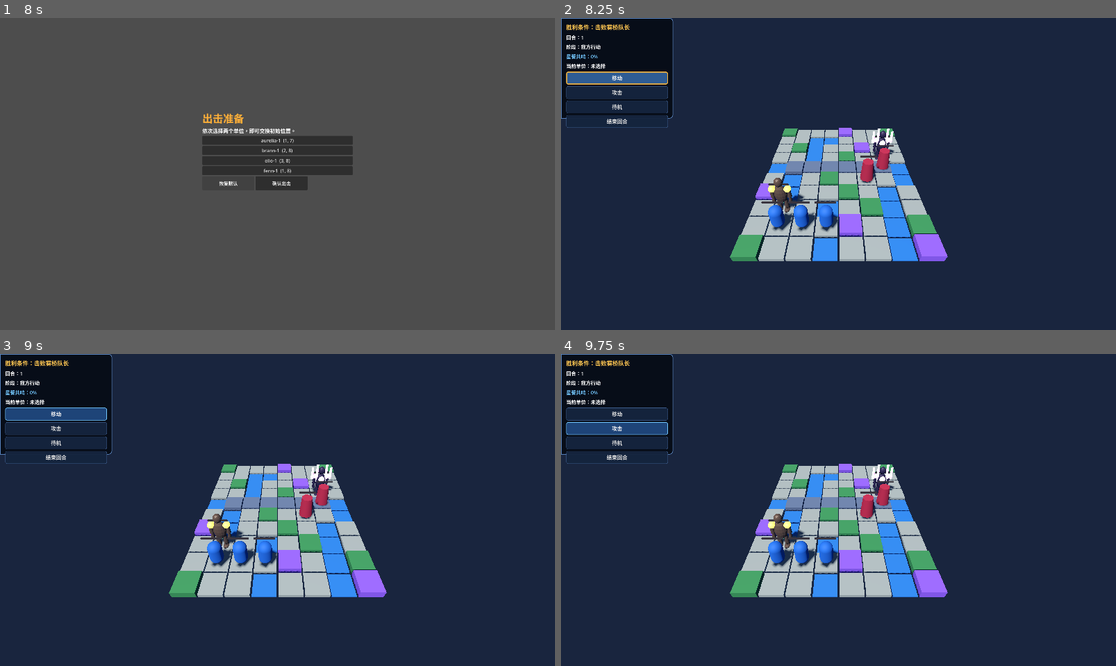
Above: before the commit, frames 1-4 (two rows, left to right).
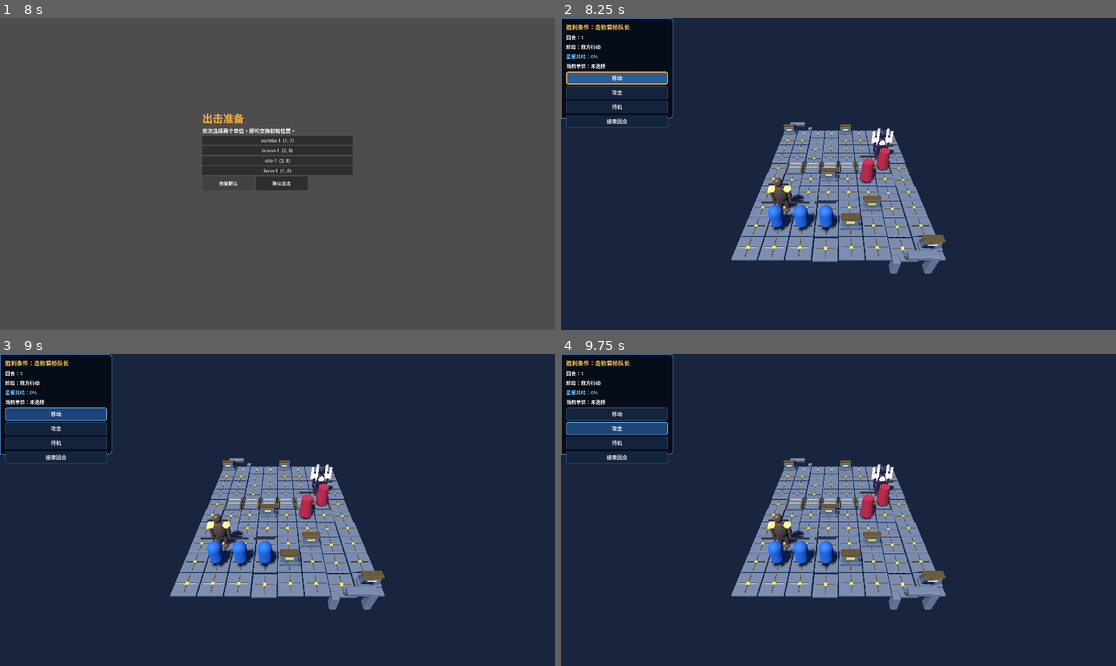
Above: after the commit, the same moments.

Repository: kusobaga233-tech/emblemlike-codex
Game: Godot game, scene res://src/scenes/boot.tscn
Same seed, same stepped clock (60 frames per second), same inputs: the game is played once before the commit and once after it.
Inputs:
- Up to frame 1 (8 s): click "开始第一章" at 0.5 s; click "aurelia-1 (1, 7)" at 1.25 s; click "brann-1 (2, 8)" at 2 s; click "aurelia-1 (2, 8)" at 2.75 s; click "brann-1 (1, 7)" at 3.5 s; click "elio-1 (3, 8)" at 4.25 s; click "fenn-1 (1, 8)" at 5 s; click "elio-1 (1, 8)" at 5.75 s; click "fenn-1 (3, 8)" at 6.5 s; click "恢复默认" at 7.25 s
- Up to frame 2 (8.25 s): click "确认出击" at 8 s
- Up to frame 3 (9 s): click "移动" at 8.75 s
- Up to frame 4 (9.75 s): click "攻击" at 9.5 s

Frame 1 is identical in both runs. In frame 2, 10% of the frame differs, in the area x 30-70%, y 33-82%; in frame 3, 10%; in frame 4, 10%.

Commit message:
feat: add chapter one observatory environment kit

Diff:
--- /dev/null
+++ b/assets/production/environment/environment_kit_report.json
@@ -0,0 +1,42 @@
+{
+  "asset": "chapter_one_observatory_kit",
+  "grid_unit_metres": 1.0,
+  "triangle_budget": 12000,
+  "triangles": 1944,
+  "modules": {
+    "Floor_1x1": {
+      "bounds_blender_xyz": [
+        0.96,
+        0.96,
+        0.1525
+      ]
+    },
+    "Bridge_1x1": {
+      "bounds_blender_xyz": [
+        0.96,
+        0.94,
+        0.29
+      ]
+    },
+    "Cover_Low_1x1": {
+      "bounds_blender_xyz": [
+        0.86,
+        0.38,
+        0.69
+      ]
+    },
+    "Ruin_Arch_2x1": {
+      "bounds_blender_xyz": [
+        1.58,
+        0.3675,
+        1.2
+      ]
+    }
+  },
+  "materials": [
+    "MAT_ObservatoryStone",
+    "MAT_AgedBrass",
+    "MAT_EmberGlass"
+  ],
+  "collision_policy": "Godot pick shapes only; imported module geometry is render-only"
+}
--- a/docs/asset-registry.csv
+++ b/docs/asset-registry.csv
@@ -13,6 +13,7 @@
 enemy-void-lancer-concept,rightcode_draw_original,myimage-gen:enemy-void-lancer,Pending original generation via myimage-gen / Right Code Draw,"Planned concept only; no generated or selected file exists",res://assets/production/concepts/enemies/enemy-void-lancer.png,planned
 weapon-family-concepts,rightcode_draw_original,myimage-gen:weapon-family,Pending original generation via myimage-gen / Right Code Draw,"Planned silhouettes for hero, enemy, and boss weapons",res://assets/production/concepts/weapons/weapon-family.png,planned
 environment-chapter-one-concept,rightcode_draw_original,myimage-gen:environment-chapter-one,Original generated through  …(264 unchanged characters)…
+environment-chapter-one-observatory-kit,original_blender,D:/godot-proj/star-ember-oath-blender/chapter_one_observatory_kit.blend,Original project-authored Blender geometry,"First modular family: 1x1 floor, 1x1 bridge, 1x1 low cover, and 2x1 ruin arch; render geometry is separate from deterministic Godot pick collision",res://assets/production/environment/chapter_one_observatory_kit.glb,integrated
 ui-chapter-one-styleboard,rightcode_draw_original,myimage-gen:ui-chapter-one-styleboard,Original generated through Righ …(285 unchanged characters)…
 vfx-chapter-one-styleboard,rightcode_draw_original,myimage-gen:vfx-chapter-one-styleboard,Pending original generation via myimage-gen / Right Code Draw,"Planned VFX timing, shape language, and contrast reference",res://assets/production/concepts/vfx/chapter-one-styleboard.png,planned
 audio-chapter-one-plan,original,,Original project-authored production plan,"Planned music, ambience, UI, weapon, impact, resonance, and boss cue slots; no audio produced",docs/audio/chapter-one-audio-plan.md,planned
--- a/src/presentation/greybox_board.gd
+++ b/src/presentation/greybox_board.gd
@@ -13,18 +13,23 @@
 }
 const MOVE_COLOR := Color(0.20, 0.70, 1.0, 0.48)
 const ATTACK_COLOR := Color(1.0, 0.22, 0.25, 0.48)
+const ENVIRONMENT_KIT_PATH := "res://assets/production/environment/chapter_one_observatory_kit.glb"
 
 var board_width: int = 0
 var board_height: int = 0
+var _environment_meshes: Dictionary = {}
 
 
 func build(chapter: Variant) -> void:
 	var terrain_root := _ensure_root("Terrain")
 	var move_root := _ensure_root("MoveOverlay")
 	var attack_root := _ensure_root("AttackOverlay")
+	var decor_root := _ensure_root("EnvironmentDecor")
 	_clear_children(terrain_root)
 	_clear_children(move_root)
 	_clear_children(attack_root)
+	_clear_children(decor_root)
+	_load_environment_meshes()
 	board_width = 0 if chapter == null else maxi(0, int(chapter.width))
 	board_height = 0 if chapter == null else maxi(0, int(chapter.height))
 	if chapter == null:
@@ -34,6 +39,7 @@
 		var terrain_id := StringName(chapter.terrain[index])
 		terrain_root.add_child(_make_tile(position, terrain_id))
 		_assign_scene_owner(terrain_root.get_child(terrain_root.get_child_count() - 1))
+	_build_environment_decor(decor_root, chapter)
 
 
 func show_move_cells(cells: Array) -> void:
@@ -51,12 +57,12 @@
 func _make_tile(grid_position: Vector2i, terrain_id: StringName) -> MeshInstance3D:
 	var tile := MeshInstance3D.new()
 	tile.name = "Cell_%d_%d" % [grid_position.x, grid_position.y]
-	var mesh := BoxMesh.new()
+	var mesh: Mesh = _environment_meshes.get("Bridge_1x1" if terrain_id == &"bridge" else "Floor_1x1") as Mesh
+	if mesh == null:
+		mesh = BoxMesh.new()
 	var height := _terrain_height(terrain_id)
-	mesh.size = Vector3(0.94, height, 0.94)
 	tile.mesh = mesh
-	tile.position = Vector3(grid_position.x, _terrain_y(terrain_id), grid_position.y)
-	tile.material_override = _material(TERRAIN_COLORS.get(terrain_id, TERRAIN_COLORS[&"plain"]))
+	tile.position = Vector3(grid_position.x, -0.08 if terrain_id == &"water" else 0.0, grid_position.y)
 	tile.set_meta("grid_position", grid_position)
 	tile.set_meta("terrain_id", terrain_id)
 	var pick_area := Area3D.new()
@@ -76,6 +82,52 @@
 	return tile
 
 
+func _load_environment_meshes() -> void:
+	if not _environment_meshes.is_empty():
+		return
+	var packed := load(ENVIRONMENT_KIT_PATH) as PackedScene
+	if packed == null:
+		return
+	var instance := packed.instantiate()
+	_collect_environment_meshes(instance)
+	instance.free()
+
+
+func _collect_environment_meshes(node: Node) -> void:
+	if node is MeshInstance3D:
+		_environment_meshes[String(node.name)] = (node as MeshInstance3D).mesh
+	for child: Node in node.get_children():
+		_collect_environment_meshes(child)
+
+
+func _build_environment_decor(root: Node3D, chapter: Variant) -> void:
+	var cover_mesh := _environment_meshes.get("Cover_Low_1x1") as Mesh
+	var ruin_mesh := _environment_meshes.get("Ruin_Arch_2x1") as Mesh
+	if cover_mesh != null:
+		for index: int in mini(chapter.terrain.size(), board_width * board_height):
+			if StringName(chapter.terrain[index]) not in [&"forest", &"crystal"]:
+				continue
+			var grid_position := Vector2i(index % board_width, index / board_width)
+			if (grid_position.x + grid_position.y) % 4 != 0:
+				continue
+			_add_decor_mesh(root, cover_mesh, "Cover_%d_%d" % [grid_position.x, grid_position.y], Vector3(grid_position.x, 0.12, grid_position.y))
+	if ruin_mesh != null and board_width >= 2 and board_height >= 2:
+		_add_decor_mesh(root, ruin_mesh, "Ruin_North", Vector3(0.1, 0.0, -0.55))
+		var south_ruin := _add_decor_mesh(root, ruin_mesh, "Ruin_South", Vector3(board_width - 1.1, 0.0, board_height - 0.45))
+		south_ruin.rotation.y = PI
+
+
+func _add_decor_mesh(root: Node3D, mesh: Mesh, node_name: String, at: Vector3) -> MeshInstance3D:
+	var instance := MeshInstance3D.new()
+	instance.name = node_name
+	instance.mesh = mesh
+	instance.position = at
+	instance.set_meta("render_only", true)
+	root.add_child(instance)
+	_assign_scene_owner(instance)
+	return instance
+
+
 func _on_cell_input_event(
 	_camera: Node,
 	event: InputEvent,
--- a/tests/test_battle_scene.gd
+++ b/tests/test_battle_scene.gd
@@ -55,13 +55,10 @@
 	assert_equal(terrain_root.get_child_count(), 80, "Chapter one builds exactly eighty cells")
 	for child: Node in terrain_root.get_children():
 		assert_true(child is MeshInstance3D, "Every terrain cell is a MeshInstance3D")
-		assert_true((child as MeshInstance3D).mesh is BoxMesh, "Every terrain cell uses BoxMesh")
+		assert_true(not ((child as MeshInstance3D).mesh is BoxMesh), "Every terrain cell uses an imported environment mesh")
 		assert_true(child.get_node_or_null("PickArea/CollisionShape3D") is CollisionShape3D, "Every terrain cell owns a physics pick shape")
 
-	_assert_terrain_color(terrain_root, &"bridge", Color("586579"))
-	_assert_terrain_color(terrain_root, &"forest", Color("377a4a"))
-	_assert_terrain_color(terrain_root, &"water", Color("286aa6"))
-	_assert_terrain_color(terrain_root, &"crystal", Color("7952b3"))
+	assert_true(board.get_node("EnvironmentDecor").get_child_count() > 0, "Board builds collision-free observatory decor")
 
 	var old_cell_weak: WeakRef = weakref(terrain_root.get_child(0))
 	board.build(chapter)
--- /dev/null
+++ b/tests/test_environment_kit.gd
@@ -0,0 +1,65 @@
+extends TestCase
+
+const KIT_PATH := "res://assets/production/environment/chapter_one_observatory_kit.glb"
+const BOARD_PATH := "res://src/presentation/greybox_board.gd"
+const CHAPTER_PATH := "res://src/content/chapter_one.gd"
+
+
+func run() -> void:
+	assert_true(ResourceLoader.exists(KIT_PATH), "Observatory kit GLB exists")
+	if not ResourceLoader.exists(KIT_PATH):
+		return
+	var packed := load(KIT_PATH) as PackedScene
+	assert_true(packed != null, "Observatory kit imports as PackedScene")
+	if packed == null:
+		return
+	var kit := packed.instantiate()
+	for module_name: String in ["Floor_1x1", "Bridge_1x1", "Cover_Low_1x1", "Ruin_Arch_2x1"]:
+		var module := _find_named_mesh(kit, module_name)
+		assert_true(module != null, "Kit contains %s" % module_name)
+		if module != null:
+			assert_true(module.mesh.get_surface_count() > 0, "%s has render surfaces" % module_name)
+			assert_true(module.mesh.surface_get_material(0) != null, "%s has an imported production material" % module_name)
+	var floor := _find_named_mesh(kit, "Floor_1x1")
+	if floor != null:
+		var size := floor.mesh.get_aabb().size
+		assert_true(size.x <= 1.0 and size.z <= 1.0, "Floor module stays within one grid cell")
+		assert_true(size.x >= 0.90 and size.z >= 0.90, "Floor module visibly fills its grid cell")
+	var bridge := _find_named_mesh(kit, "Bridge_1x1")
+	if bridge != null:
+		var size := bridge.mesh.get_aabb().size
+		assert_true(size.x <= 1.0 and size.z <= 1.0, "Bridge module stays within one grid cell")
+	kit.free()
+
+	var board_script := load(BOARD_PATH) as Script
+	var chapter_script := load(CHAPTER_PATH) as Script
+	var board: Node3D = board_script.new()
+	board.build(chapter_script.build())
+	var terrain := board.get_node_or_null("Terrain")
+	assert_true(terrain != null and terrain.get_child_count() == 80, "Environment board preserves eighty deterministic grid cells")
+	if terrain != null:
+		for child: Node in terrain.get_children():
+			assert_true(child is MeshInstance3D and not ((child as MeshInstance3D).mesh is BoxMesh), "Grid cells use imported environment meshes")
+			assert_true(child.get_node_or_null("PickArea/CollisionShape3D") is CollisionShape3D, "Every imported cell keeps explicit pick collision")
+	var decor := board.get_node_or_null("EnvironmentDecor")
+	assert_true(decor != null and decor.get_child_count() > 0, "Board creates modular observatory decor")
+	if decor != null:
+		assert_equal(_count_type(decor, CollisionObject3D), 0, "Decor is collision-free and cannot alter deterministic movement")
+	board.free()
+
+
+func _find_named_mesh(root: Node, target: String) -> MeshInstance3D:
+	if root is MeshInstance3D and root.name == target:
+		return root
+	for child: Node in root.get_children():
+		var found := _find_named_mesh(child, target)
+		if found != null:
+			return found
+	return null
+
+
+func _count_type(root: Node, expected_type: Variant) -> int:
+	var result := 1 if is_instance_of(root, expected_type) else 0
+	for child: Node in root.get_children():
+		result += _count_type(child, expected_type)
+	return result
Binary file added: assets/production/environment/chapter_one_observatory_kit.glb
Not shown, added: tests/evidence/environment-kit-green.txt
Not shown, added: tests/evidence/environment-kit-red.txt
Not shown, added: docs/superpowers/plans/2026-07-31-chapter-one-environment-kit.md
